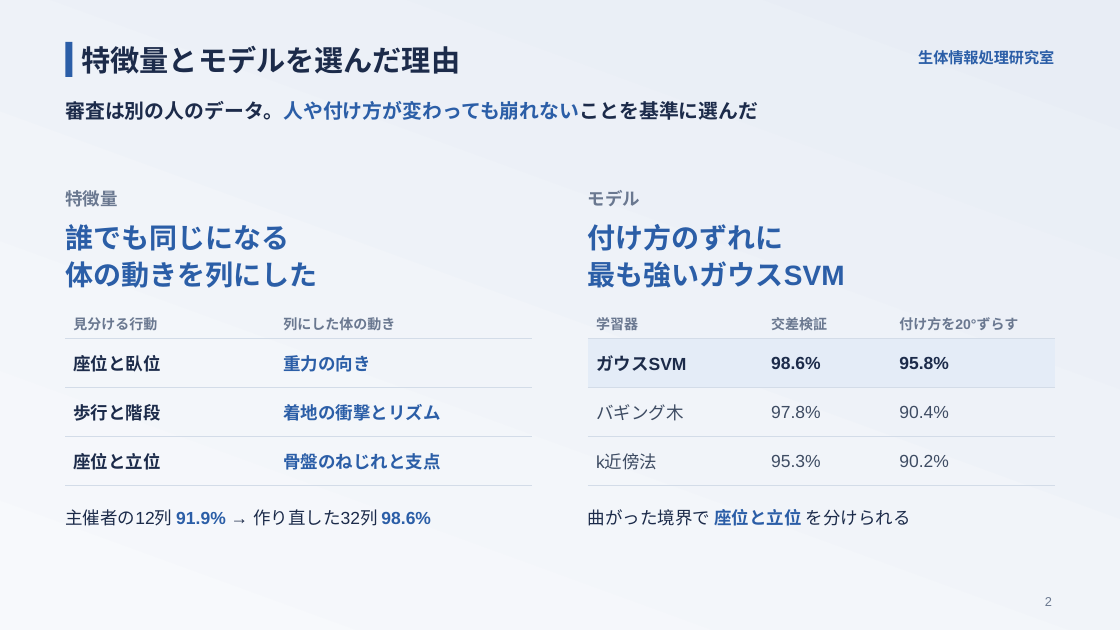
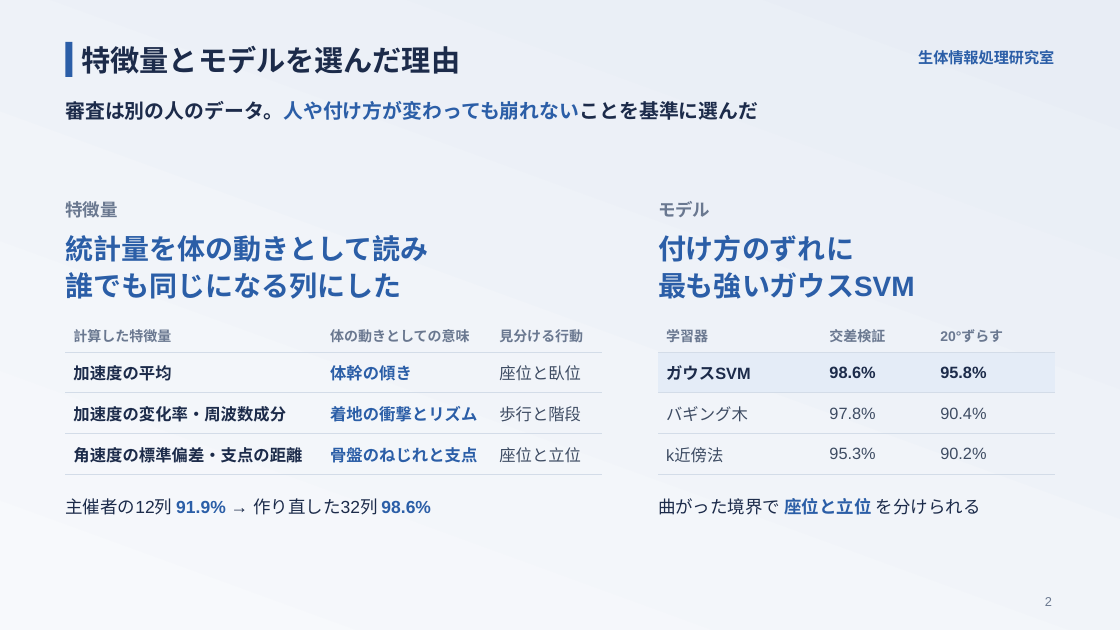
Before and after one commit to takuto-nohara/DataScienceContest, a slide deck: slide 2 of presentation/production_data_results.pptx. Drawn at 1120x630 pixels with LibreOffice and Linux fonts; fonts in the diff are those of the drawing. Boxes give left, top, right and bottom in pixels: in the first picture for what was removed or moved away, otherwise in the second. Text is boxed around its words. In the diff, an @@ line names an element or a change of style, - is before the commit and + after.

```diff
--- a/presentation/production_data_results.pptx
+++ b/presentation/production_data_results.pptx
@@ text "特徴量" moved from (x1=65, y1=190, x2=117, y2=207) to (x1=65, y1=201, x2=117, y2=218) @@
@@ text "モデル" moved from (x1=588, y1=190, x2=640, y2=206) to (x1=658, y1=201, x2=710, y2=217) @@
@@ text at (x1=65, y1=235, x2=428, y2=299): text changed @@
-誰でも同じになる
-体の動きを列にした
+統計量を体の動きとして読み
+誰でも同じになる列にした
@@ text "付け方のずれに" moved from (x1=588, y1=224, x2=845, y2=288) to (x1=658, y1=235, x2=915, y2=299) @@
@@ table at (x1=66, y1=319, x2=602, y2=475) @@
+column 1: 計算した特徴量 | 加速度の平均 | 加速度の変化率・周波数成分 | 角速度の標準偏差・支点の距離
+column 2: 体の動きとしての意味 | 体幹の傾き | 着地の衝撃とリズム | 骨盤のねじれと支点
-column 2: 列にした体の動き | 重力の向き | 着地の衝撃とリズム | 骨盤のねじれと支点
@@ table resized from (x1=66, y1=308, x2=533, y2=486) to (x1=66, y1=319, x2=602, y2=475) @@
@@ table at (x1=658, y1=319, x2=1054, y2=475) @@
-row 1, column 3: 付け方を20°ずらす
+row 1, column 3: 20°ずらす
@@ size 15 to 14 pt in "ガウスSVM", "98.6%", "95.8%", "バギング木" and 5 more places @@
@@ table resized from (x1=588, y1=308, x2=1054, y2=486) to (x1=658, y1=319, x2=1054, y2=475) @@
@@ text "主催者の12列 91.9% → 作り直した32列 98.6%" moved from (x1=65, y1=509, x2=431, y2=526) to (x1=65, y1=498, x2=431, y2=515) @@
@@ text "曲がった境界で 座位と立位 を分けられる" moved from (x1=588, y1=509, x2=911, y2=526) to (x1=658, y1=498, x2=981, y2=515) @@
```
Also in this commit, not shown: 4 other files.
